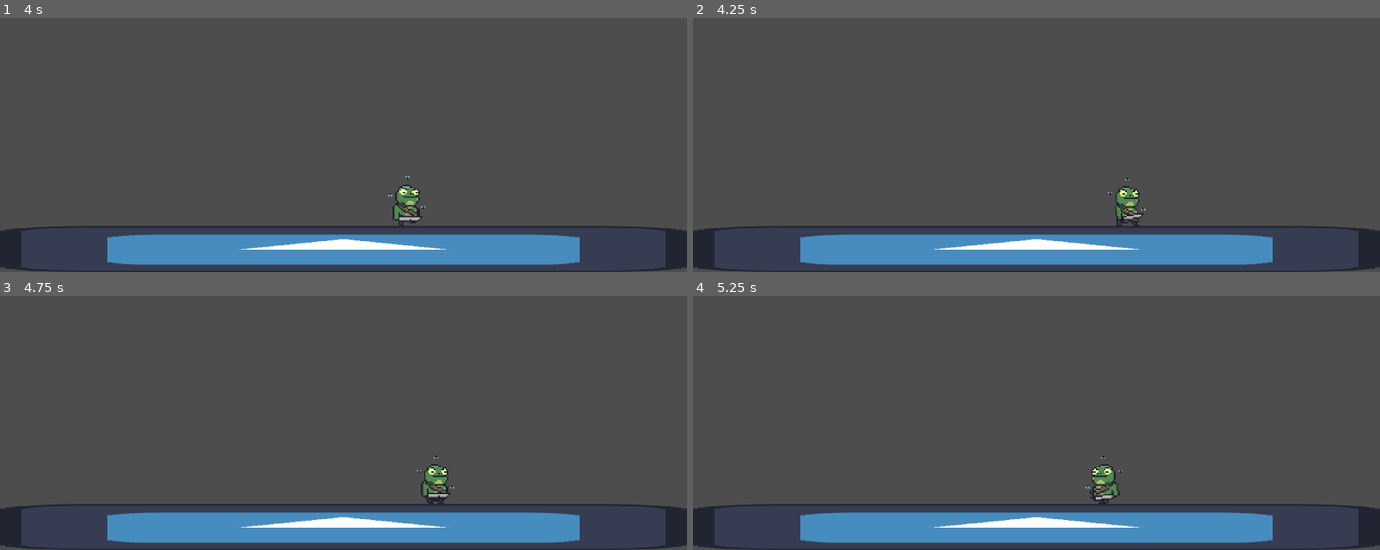
Above: before the commit, frames 1-4 (two rows, left to right).
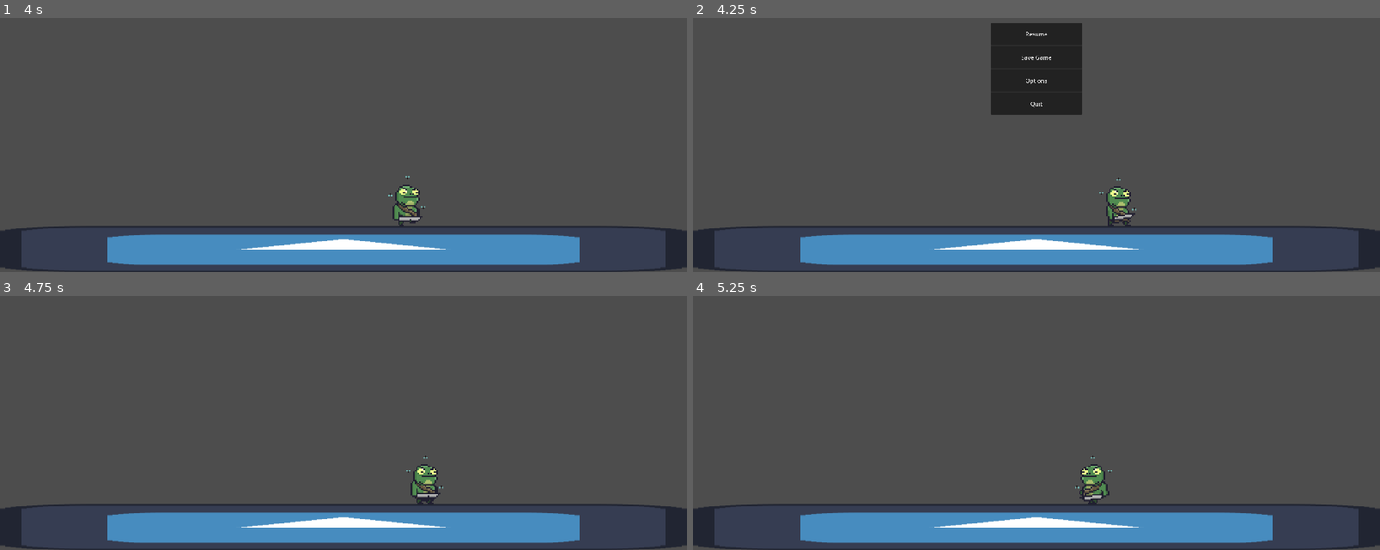
Above: after the commit, the same moments.

Repository: Alex202-0/Secret-GameJam
Game: Godot game, scene res://scenes/main.tscn
The game is run twice, just before and just after one commit, with the same random seed, the same clock (stepped at 60 frames per second) and the same inputs. This scene is started directly instead of the project's main scene. The engine's default icon, where the game draws it, is replaced by a stand-in: a white triangle on a blue panel in a dark square.
Inputs (mouse positions are in pixels of both pictures, inside the frame that each line leads up to):
- Up to frame 1 (4 s): hold D (right) 0.53-2.03 s; hold A (left) 2.03-2.78 s; hold D (right) from 2.78 s (still down)
- Up to frame 2 (4.25 s): keep holding D (right); tap Escape (esc, bound only after the commit) at 4.15 s
- Up to frame 3 (4.75 s): release D (right) at 4.25 s; click (343, 311) at 4.25 s, where only the run after the commit has a clickable "Resume"
- Up to frame 4 (5.25 s): hold A (left) from 5.03 s (still down)

Frame 1 is identical in both runs. In frame 2, 5.3% of the frame differs, in the area x 43-66%, y 2-82%; in frame 3, 0.6%; in frame 4, 0.6%.

Commit message:
Menu de pausa con "ESC", save game "works", continue button no

Diff:
--- a/game.tscn
+++ /dev/null
@@ -1,8 +0,0 @@
-[gd_scene load_steps=2 format=3 uid="uid://da7s4vr2g3yjs"]
-
-[sub_resource type="GDScript" id="GDScript_w5wew"]
-script/source = "extends Node2D
-"
-
-[node name="Game" type="Node2D"]
-script = SubResource("GDScript_w5wew")
--- a/project.godot
+++ b/project.godot
@@ -34,6 +34,11 @@
 "events": [Object(InputEventKey,"resource_local_to_scene":false,"resource_name":"","device":-1,"window_id":0,"alt_press …(192 unchanged characters)…
 ]
 }
+esc={
+"deadzone": 0.5,
+"events": [Object(InputEventKey,"resource_local_to_scene":false,"resource_name":"","device":-1,"window_id":0,"alt_pressed":false,"shift_pressed":false,"ctrl_pressed":false,"meta_pressed":false,"pressed":false,"keycode":0,"physical_keycode":4194305,"key_label":0,"unicode":0,"location":0,"echo":false,"script":null)
+]
+}
 
 [navigation]
 
--- a/scenes/main.tscn
+++ b/scenes/main.tscn
@@ -1,12 +1,15 @@
-[gd_scene load_steps=4 format=3 uid="uid://bqchweuvkknl0"]
+[gd_scene load_steps=6 format=3 uid="uid://bqchweuvkknl0"]
 
+[ext_resource type="Script" path="res://scripts/main.gd" id="1_c8fll"]
 [ext_resource type="Texture2D" uid="uid://cf7hwus1ga4rk" path="res://icon.svg" id="1_xi0ip"]
 [ext_resource type="PackedScene" uid="uid://c84wryk0s2ea1" path="res://scenes/player.tscn" id="2_sm2n5"]
+[ext_resource type="PackedScene" uid="uid://btlqwivh3xt4i" path="res://scenes/pause_menu.tscn" id="3_wt2lg"]
 
 [sub_resource type="RectangleShape2D" id="RectangleShape2D_a3571"]
 size = Vector2(128, 128)
 
 [node name="main" type="Node2D"]
+script = ExtResource("1_c8fll")
 
 [node name="plataforma" type="StaticBody2D" parent="."]
 position = Vector2(960, 1016)
@@ -43,3 +46,18 @@
 [node name="player" parent="." instance=ExtResource("2_sm2n5")]
 position = Vector2(548, 898)
 scale = Vector2(4, 4)
+
+[node name="pause_menu" parent="." instance=ExtResource("3_wt2lg")]
+anchors_preset = 0
+anchor_left = 0.0
+anchor_top = 0.0
+anchor_right = 0.0
+anchor_bottom = 0.0
+offset_left = 960.0
+offset_top = 512.0
+offset_right = 960.0
+offset_bottom = 512.0
+grow_horizontal = 1
+grow_vertical = 1
+size_flags_horizontal = 3
+size_flags_vertical = 3
--- /dev/null
+++ b/scenes/pause_menu.tscn
@@ -0,0 +1,59 @@
+[gd_scene load_steps=2 format=3 uid="uid://btlqwivh3xt4i"]
+
+[ext_resource type="Script" path="res://scripts/pause_menu.gd" id="1_hnhhm"]
+
+[node name="pause_menu" type="Control"]
+process_mode = 3
+layout_mode = 3
+anchors_preset = 8
+anchor_left = 0.5
+anchor_top = 0.5
+anchor_right = 0.5
+anchor_bottom = 0.5
+grow_horizontal = 2
+grow_vertical = 2
+script = ExtResource("1_hnhhm")
+
+[node name="PanelContainer" type="PanelContainer" parent="."]
+visible = false
+layout_mode = 1
+anchors_preset = 8
+anchor_left = 0.5
+anchor_top = 0.5
+anchor_right = 0.5
+anchor_bottom = 0.5
+offset_left = -128.0
+offset_top = -128.0
+offset_right = 128.0
+offset_bottom = 128.0
+grow_horizontal = 2
+grow_vertical = 2
+
+[node name="VBoxContainer" type="VBoxContainer" parent="PanelContainer"]
+process_mode = 3
+layout_mode = 2
+
+[node name="resume" type="Button" parent="PanelContainer/VBoxContainer"]
+layout_mode = 2
+size_flags_vertical = 3
+text = "Resume"
+
+[node name="save_game" type="Button" parent="PanelContainer/VBoxContainer"]
+layout_mode = 2
+size_flags_vertical = 3
+text = "Save Game"
+
+[node name="options" type="Button" parent="PanelContainer/VBoxContainer"]
+layout_mode = 2
+size_flags_vertical = 3
+text = "Options"
+
+[node name="quit" type="Button" parent="PanelContainer/VBoxContainer"]
+layout_mode = 2
+size_flags_vertical = 3
+text = "Quit"
+
+[connection signal="pressed" from="PanelContainer/VBoxContainer/resume" to="." method="_on_resume_pressed"]
+[connection signal="pressed" from="PanelContainer/VBoxContainer/save_game" to="." method="_on_save_game_pressed"]
+[connection signal="pressed" from="PanelContainer/VBoxContainer/options" to="." method="_on_options_pressed"]
+[connection signal="pressed" from="PanelContainer/VBoxContainer/quit" to="." method="_on_quit_pressed"]
--- a/scripts/control.gd
+++ b/scripts/control.gd
@@ -2,6 +2,7 @@
 
 # Reference to the Continue button in the scene tree.
 @onready var continue_button: Button = $ColorRect/MarginContainer/VBoxContainer/Continue
+@onready var main = "res://scenes/main.tscn"
 
 func _ready() -> void:
 	# Disable the Continue button by default so the player cannot press it if there
@@ -70,4 +71,8 @@
 func apply_game_state(state: Dictionary) -> void:
 	# This function will eventually contain logic to restore the game's state
 	# using the data in the provided `state` dictionary.
+	state["position"] = main.player.position
+	state["health"] = main.player.healh
+
+
 	print("Loaded game state:", state)
--- /dev/null
+++ b/scripts/main.gd
@@ -0,0 +1,19 @@
+extends Node2D
+
+@onready var player = $player
+
+func save_player_state() -> Dictionary:
+
+	var player_data = {
+		"position" : player.position,
+		"health" : player.health,
+	}
+	return player_data
+
+func save_game() -> void:
+	var file = FileAccess.open("user://save_game.json", FileAccess.WRITE)
+	var player_data = save_player_state()
+
+	file.store_string(JSON.stringify(player_data))
+	file.close()
+	print("guardado exitoso")
--- /dev/null
+++ b/scripts/pause_menu.gd
@@ -0,0 +1,39 @@
+extends Control
+
+@onready var player = get_node("res://scenes/player.tscn")
+
+func resume() -> void:
+	get_tree().paused = false
+	$PanelContainer.visible = false
+
+func pause() -> void:
+	get_tree().paused = true
+	$PanelContainer.visible = true
+
+func _input(event: InputEvent) -> void:
+
+	if event.is_action_pressed("esc"):
+		if get_tree().paused == false:
+			pause()
+		else:
+			resume()
+
+func _on_resume_pressed() -> void:
+	resume()
+
+
+func _on_options_pressed() -> void:
+	get_tree().change_scene_to_file("res://scenes/temp_options.tscn")
+
+
+
+func _on_quit_pressed() -> void:
+	get_tree().quit()
+
+
+func _on_save_game_pressed() -> void:
+
+	var main = get_tree().root.get_node("main")
+
+	if main:
+		main.save_game()
--- a/scripts/player.gd
+++ b/scripts/player.gd
@@ -1,6 +1,7 @@
 extends CharacterBody2D
 
-
+var inventario = []
+var health = 100
 const SPEED = 300.0
 @onready var anim = $AnimatedSprite2D
 
